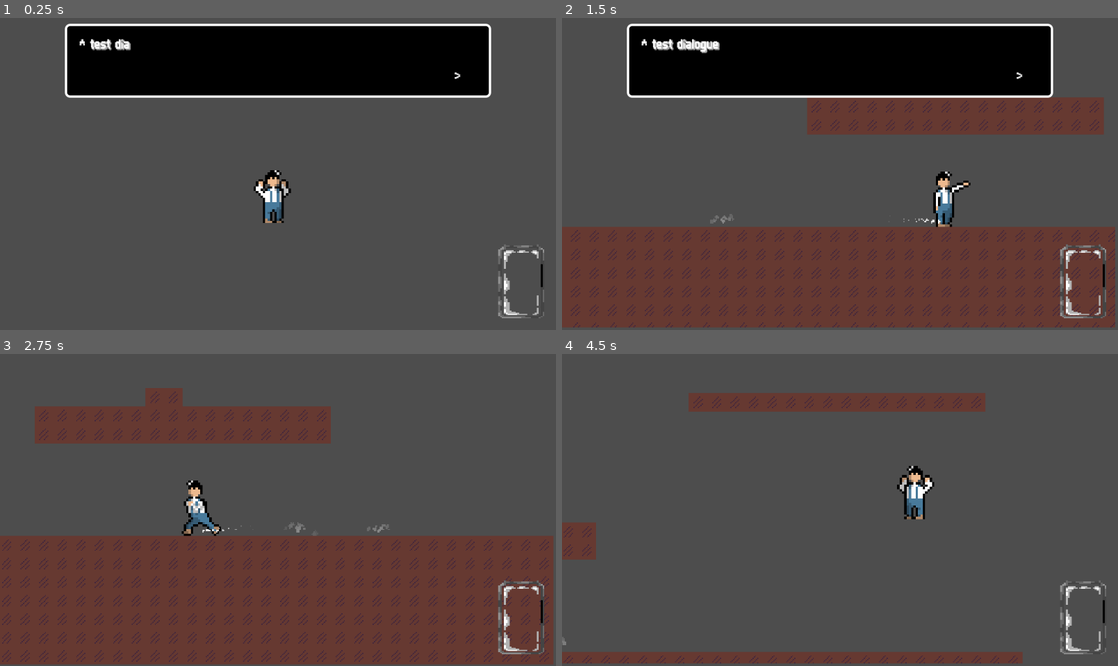
Above: before the commit, frames 1-4 (two rows, left to right).
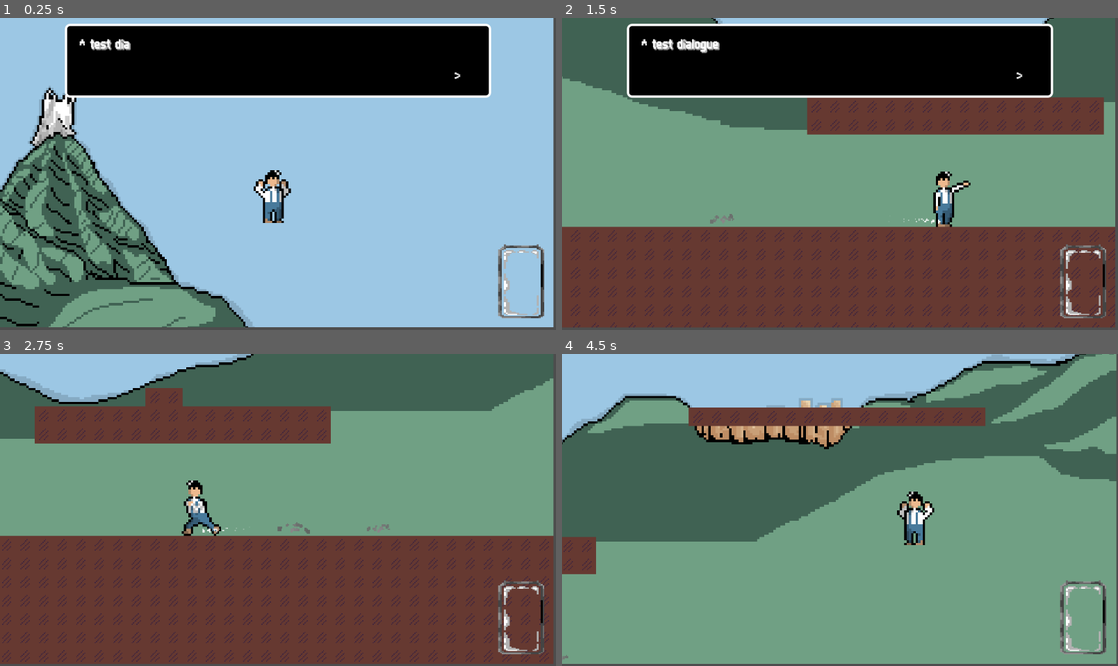
Above: after the commit, the same moments.

Repository: tixvage/bgj25.2
Game: Godot game, scene res://scenes/main.tscn
The game is run twice, just before and just after one commit, with the same random seed, the same clock (stepped at 60 frames per second) and the same inputs. The engine's default icon, where the game draws it, is replaced by a stand-in: a white triangle on a blue panel in a dark square. Sound files missing from this copy of the repository are replaced by a short silence.
Inputs (mouse positions are in pixels of both pictures, inside the frame that each line leads up to):
- Up to frame 1 (0.25 s): no input
- Up to frame 2 (1.5 s): move the mouse to (962, 158) at 0.52 s; hold D (move_right) from 0.53 s (still down); right-click (962, 158) at 0.6 s; tap W (move_up) at 0.77 s; move the mouse to (728, 189) at 1.27 s; click (728, 189) at 1.35 s
- Up to frame 3 (2.75 s): tap W (move_up) at 1.52 s; move the mouse to (333, 441) at 2.02 s; release D (move_right) at 2.03 s; hold A (move_left) from 2.03 s (still down); tap X (text_read) at 2.1 s
- Up to frame 4 (4.5 s): move the mouse to (812, 572) at 2.77 s; release A (move_left) at 2.78 s; hold D (move_right) 2.78-4.28 s; right-click (812, 572) at 2.85 s; tap W (move_up) at 3.02, 3.77 s; move the mouse to (1006, 556) at 3.52 s; click (1006, 556) at 3.6 s; move the mouse to (673, 463) at 4.27 s; hold A (move_left) from 4.28 s (still down); tap X (text_read) at 4.35 s

The runs differ from the first frame. In frame 1, 73% of the frame differs, in the area x 0-100%, y 0-100%; in frame 2, 34%; in frame 3, 38%; in frame 4, 73%.

Commit message:
fat level 4 but not working

Diff:
--- a/scenes/demo_world.tscn
+++ b/scenes/demo_world.tscn
@@ -15,6 +15,8 @@
 [ext_resource type="Texture2D" uid="uid://umdvyh0mljrl" path="res://assets/sprite/biscuithunter123mitani-sheet.png" id="8_4qpdp"]
 [ext_resource type="PackedScene" uid="uid://f8k4ilqwn418" path="res://particles/move.tscn" id="11_33be7"]
 [ext_resource type="Shader" uid="uid://wykxxfv30sal" path="res://shaders/flash.gdshader" id="13_jgk0q"]
+[ext_resource type="Texture2D" uid="uid://iqnkvnxlvt0s" path="res://assets/sprite/biscuitland.png" id="16_rfelh"]
+[ext_resource type="Texture2D" uid="uid://derygaq2a35u" path="res://assets/sprite/biscuithunter4.png" id="17_w2ry6"]
 
 [sub_resource type="TileSetAtlasSource" id="TileSetAtlasSource_tccpi"]
 texture = ExtResource("1_25m8j")
@@ -112,31 +114,41 @@
 [sub_resource type="Resource" id="Resource_25m8j"]
 script = ExtResource("2_70cc3")
 move_speed = 300.0
+jump_force = 600.0
+damage_amount = 10.0
+mass = 7.0
+damage_area = Vector2(200, 20)
+required_xp_for_next = 150
+metadata/_custom_type_script = "uid://bfj6hq6gj25hm"
+
+[sub_resource type="Resource" id="Resource_4qpdp"]
+script = ExtResource("2_70cc3")
+move_speed = 250.0
 jump_force = 500.0
-damage_amount = 10.0
-mass = 10.0
-damage_area = Vector2(200, 20)
-required_xp_for_next = 100
+damage_amount = 20.0
+mass = 13.0
+damage_area = Vector2(250, 20)
+required_xp_for_next = 270
 metadata/_custom_type_script = "uid://bfj6hq6gj25hm"
 
-[sub_resource type="Resource" id="Resource_4qpdp"]
+[sub_resource type="Resource" id="Resource_n31jq"]
 script = ExtResource("2_70cc3")
 move_speed = 200.0
 jump_force = 450.0
-damage_amount = 20.0
-mass = 20.0
-damage_area = Vector2(250, 20)
-required_xp_for_next = 100
+damage_amount = 30.0
+mass = 27.0
+damage_area = Vector2(300, 20)
+required_xp_for_next = 450
 metadata/_custom_type_script = "uid://bfj6hq6gj25hm"
 
-[sub_resource type="Resource" id="Resource_n31jq"]
+[sub_resource type="Resource" id="Resource_w2ry6"]
 script = ExtResource("2_70cc3")
 move_speed = 150.0
-jump_force = 430.0
-damage_amount = 30.0
-mass = 30.0
-damage_area = Vector2(300, 20)
-required_xp_for_next = 100
+jump_force = 0.0
+damage_amount = 50.0
+mass = 50.0
+damage_area = Vector2(400, 20)
+required_xp_for_next = 600
 metadata/_custom_type_script = "uid://bfj6hq6gj25hm"
 
 [sub_resource type="RectangleShape2D" id="RectangleShape2D_1464v"]
@@ -158,6 +170,10 @@
 atlas = ExtResource("8_4qpdp")
 region = Rect2(0, 0, 24, 24)
 
+[sub_resource type="AtlasTexture" id="AtlasTexture_rc2e7"]
+atlas = ExtResource("17_w2ry6")
+region = Rect2(0, 0, 24, 24)
+
 [sub_resource type="AtlasTexture" id="AtlasTexture_4qpdp"]
 atlas = ExtResource("8_4qpdp")
 region = Rect2(24, 312, 24, 24)
@@ -214,6 +230,30 @@
 atlas = ExtResource("8_4qpdp")
 region = Rect2(0, 96, 24, 24)
 
+[sub_resource type="AtlasTexture" id="AtlasTexture_1bcnr"]
+atlas = ExtResource("17_w2ry6")
+region = Rect2(0, 48, 24, 24)
+
+[sub_resource type="AtlasTexture" id="AtlasTexture_xcb0v"]
+atlas = ExtResource("17_w2ry6")
+region = Rect2(24, 48, 24, 24)
+
+[sub_resource type="AtlasTexture" id="AtlasTexture_6rgum"]
+atlas = ExtResource("17_w2ry6")
+region = Rect2(0, 240, 24, 24)
+
+[sub_resource type="AtlasTexture" id="AtlasTexture_3otlk"]
+atlas = ExtResource("17_w2ry6")
+region = Rect2(24, 240, 24, 24)
+
+[sub_resource type="AtlasTexture" id="AtlasTexture_4oiak"]
+atlas = ExtResource("17_w2ry6")
+region = Rect2(48, 240, 24, 24)
+
+[sub_resource type="AtlasTexture" id="AtlasTexture_n0jy4"]
+atlas = ExtResource("17_w2ry6")
+region = Rect2(72, 240, 24, 24)
+
 [sub_resource type="AtlasTexture" id="AtlasTexture_qtveh"]
 atlas = ExtResource("8_4qpdp")
 region = Rect2(0, 384, 24, 24)
@@ -238,6 +278,14 @@
 atlas = ExtResource("8_4qpdp")
 region = Rect2(24, 168, 24, 24)
 
+[sub_resource type="AtlasTexture" id="AtlasTexture_d3h2m"]
+atlas = ExtResource("17_w2ry6")
+region = Rect2(0, 216, 24, 24)
+
+[sub_resource type="AtlasTexture" id="AtlasTexture_lwbyd"]
+atlas = ExtResource("17_w2ry6")
+region = Rect2(24, 216, 24, 24)
+
 [sub_resource type="AtlasTexture" id="AtlasTexture_w2ry6"]
 atlas = ExtResource("8_4qpdp")
 region = Rect2(0, 264, 24, 24)
@@ -262,6 +310,26 @@
 atlas = ExtResource("8_4qpdp")
 region = Rect2(24, 72, 24, 24)
 
+[sub_resource type="AtlasTexture" id="AtlasTexture_pnga1"]
+atlas = ExtResource("17_w2ry6")
+region = Rect2(0, 72, 24, 24)
+
+[sub_resource type="AtlasTexture" id="AtlasTexture_tfhi2"]
+atlas = ExtResource("17_w2ry6")
+region = Rect2(24, 72, 24, 24)
+
+[sub_resource type="AtlasTexture" id="AtlasTexture_5m3nn"]
+atlas = ExtResource("17_w2ry6")
+region = Rect2(48, 72, 24, 24)
+
+[sub_resource type="AtlasTexture" id="AtlasTexture_1mlcr"]
+atlas = ExtResource("17_w2ry6")
+region = Rect2(0, 96, 24, 24)
+
+[sub_resource type="AtlasTexture" id="AtlasTexture_px4aq"]
+atlas = ExtResource("17_w2ry6")
+region = Rect2(24, 96, 24, 24)
+
 [sub_resource type="AtlasTexture" id="AtlasTexture_18r7x"]
 atlas = ExtResource("8_4qpdp")
 region = Rect2(0, 216, 24, 24)
@@ -286,6 +354,14 @@
 atlas = ExtResource("8_4qpdp")
 region = Rect2(24, 24, 24, 24)
 
+[sub_resource type="AtlasTexture" id="AtlasTexture_4y2ta"]
+atlas = ExtResource("17_w2ry6")
+region = Rect2(0, 24, 24, 24)
+
+[sub_resource type="AtlasTexture" id="AtlasTexture_ojiuh"]
+atlas = ExtResource("17_w2ry6")
+region = Rect2(24, 24, 24, 24)
+
 [sub_resource type="AtlasTexture" id="AtlasTexture_p0g0p"]
 atlas = ExtResource("8_4qpdp")
 region = Rect2(0, 288, 24, 24)
@@ -314,6 +390,14 @@
 atlas = ExtResource("8_4qpdp")
 region = Rect2(24, 144, 24, 24)
 
+[sub_resource type="AtlasTexture" id="AtlasTexture_6rh88"]
+atlas = ExtResource("17_w2ry6")
+region = Rect2(0, 168, 24, 24)
+
+[sub_resource type="AtlasTexture" id="AtlasTexture_ooovx"]
+atlas = ExtResource("17_w2ry6")
+region = Rect2(24, 168, 24, 24)
+
 [sub_resource type="AtlasTexture" id="AtlasTexture_kaxu1"]
 atlas = ExtResource("8_4qpdp")
 region = Rect2(0, 240, 24, 24)
@@ -336,6 +420,14 @@
 
 [sub_resource type="AtlasTexture" id="AtlasTexture_iqetw"]
 atlas = ExtResource("8_4qpdp")
+region = Rect2(24, 48, 24, 24)
+
+[sub_resource type="AtlasTexture" id="AtlasTexture_fmypq"]
+atlas = ExtResource("17_w2ry6")
+region = Rect2(0, 48, 24, 24)
+
+[sub_resource type="AtlasTexture" id="AtlasTexture_dlh1p"]
+atlas = ExtResource("17_w2ry6")
 region = Rect2(24, 48, 24, 24)
 
 [sub_resource type="SpriteFrames" id="SpriteFrames_1464v"]
@@ -362,7 +454,13 @@
 "name": &"change_3",
 "speed": 5.0
 }, {
-"frames": [],
+"frames": [{
+"duration": 3.0,
+"texture": SubResource("AtlasTexture_rc2e7")
+}, {
+"duration": 3.0,
+"texture": SubResource("AtlasTexture_rc2e7")
+}],
 "loop": false,
 "name": &"change_4",
 "speed": 5.0
@@ -457,6 +555,41 @@
 }, {
 "frames": [{
 "duration": 1.0,
+"texture": SubResource("AtlasTexture_1bcnr")
+}, {
+"duration": 1.0,
+"texture": SubResource("AtlasTexture_xcb0v")
+}, {
+"duration": 1.0,
+"texture": SubResource("AtlasTexture_1bcnr")
+}, {
+"duration": 1.0,
+"texture": SubResource("AtlasTexture_xcb0v")
+}, {
+"duration": 1.0,
+"texture": SubResource("AtlasTexture_1bcnr")
+}, {
+"duration": 1.0,
+"texture": SubResource("AtlasTexture_xcb0v")
+}, {
+"duration": 1.0,
+"texture": SubResource("AtlasTexture_6rgum")
+}, {
+"duration": 1.0,
+"texture": SubResource("AtlasTexture_3otlk")
+}, {
+"duration": 1.0,
+"texture": SubResource("AtlasTexture_4oiak")
+}, {
+"duration": 1.0,
+"texture": SubResource("AtlasTexture_n0jy4")
+}],
+"loop": true,
+"name": &"final",
+"speed": 5.0
+}, {
+"frames": [{
+"duration": 1.0,
 "texture": SubResource("AtlasTexture_qtveh")
 }, {
 "duration": 1.0,
@@ -488,107 +621,140 @@
 "name": &"finger_3",
 "speed": 5.0
 }, {
+"frames": [{
+"duration": 1.0,
+"texture": SubResource("AtlasTexture_d3h2m")
+}, {
+"duration": 1.0,
+"texture": SubResource("AtlasTexture_lwbyd")
+}],
+"loop": false,
+"name": &"finger_4",
+"speed": 5.0
+}, {
+"frames": [{
+"duration": 1.0,
+"texture": SubResource("AtlasTexture_w2ry6")
+}, {
+"duration": 1.0,
+"texture": SubResource("AtlasTexture_w7j4q")
+}],
+"loop": false,
+"name": &"hit_1",
+"speed": 5.0
+}, {
+"frames": [{
+"duration": 1.0,
+"texture": SubResource("AtlasTexture_8mspe")
+}, {
+"duration": 1.0,
+"texture": SubResource("AtlasTexture_sane6")
+}],
+"loop": false,
+"name": &"hit_2",
+"speed": 5.0
+}, {
+"frames": [{
+"duration": 1.0,
+"texture": SubResource("AtlasTexture_2wp0k")
+}, {
+"duration": 1.0,
+"texture": SubResource("AtlasTexture_ike0u")
+}],
+"loop": false,
+"name": &"hit_3",
+"speed": 5.0
+}, {
+"frames": [{
+"duration": 1.0,
+"texture": SubResource("AtlasTexture_pnga1")
+}, {
+"duration": 1.0,
+"texture": SubResource("AtlasTexture_tfhi2")
+}, {
+"duration": 1.0,
+"texture": SubResource("AtlasTexture_5m3nn")
+}, {
+"duration": 1.0,
+"texture": SubResource("AtlasTexture_1mlcr")
+}, {
+"duration": 1.0,
+"texture": SubResource("AtlasTexture_px4aq")
+}, {
+"duration": 1.0,
+"texture": SubResource("AtlasTexture_1mlcr")
+}, {
+"duration": 1.0,
+"texture": SubResource("AtlasTexture_px4aq")
+}],
+"loop": false,
+"name": &"hit_4",
+"speed": 5.0
+}, {
+"frames": [{
+"duration": 1.0,
+"texture": SubResource("AtlasTexture_18r7x")
+}, {
+"duration": 1.0,
+"texture": SubResource("AtlasTexture_8njo4")
+}],
+"loop": false,
+"name": &"idle_1",
+"speed": 5.0
+}, {
+"frames": [{
+"duration": 1.0,
+"texture": SubResource("AtlasTexture_lws8g")
+}, {
+"duration": 1.0,
+"texture": SubResource("AtlasTexture_q7k23")
+}],
+"loop": false,
+"name": &"idle_2",
+"speed": 5.0
+}, {
+"frames": [{
+"duration": 1.0,
+"texture": SubResource("AtlasTexture_seb5k")
+}, {
+"duration": 1.0,
+"texture": SubResource("AtlasTexture_3g216")
+}],
+"loop": false,
+"name": &"idle_3",
+"speed": 5.0
+}, {
+"frames": [{
+"duration": 1.0,
+"texture": SubResource("AtlasTexture_4y2ta")
+}, {
+"duration": 1.0,
+"texture": SubResource("AtlasTexture_ojiuh")
+}],
+"loop": false,
+"name": &"idle_4",
+"speed": 5.0
+}, {
+"frames": [{
+"duration": 1.0,
+"texture": SubResource("AtlasTexture_p0g0p")
+}],
+"loop": false,
+"name": &"jump_1",
+"speed": 5.0
+}, {
 "frames": [],
 "loop": false,
-"name": &"finger_4",
-"speed": 5.0
-}, {
-"frames": [{
-"duration": 1.0,
-"texture": SubResource("AtlasTexture_w2ry6")
-}, {
-"duration": 1.0,
-"texture": SubResource("AtlasTexture_w7j4q")
-}],
-"loop": false,
-"name": &"hit_1",
-"speed": 5.0
-}, {
-"frames": [{
-"duration": 1.0,
-"texture": SubResource("AtlasTexture_8mspe")
-}, {
-"duration": 1.0,
-"texture": SubResource("AtlasTexture_sane6")
-}],
-"loop": false,
-"name": &"hit_2",
-"speed": 5.0
-}, {
-"frames": [{
-"duration": 1.0,
-"texture": SubResource("AtlasTexture_2wp0k")
-}, {
-"duration": 1.0,
-"texture": SubResource("AtlasTexture_ike0u")
-}],
-"loop": false,
-"name": &"hit_3",
+"name": &"jump_2",
 "speed": 5.0
 }, {
 "frames": [],
 "loop": false,
-"name": &"hit_4",
-"speed": 5.0
-}, {
-"frames": [{
-"duration": 1.0,
-"texture": SubResource("AtlasTexture_18r7x")
-}, {
-"duration": 1.0,
-"texture": SubResource("AtlasTexture_8njo4")
-}],
-"loop": false,
-"name": &"idle_1",
-"speed": 5.0
-}, {
-"frames": [{
-"duration": 1.0,
-"texture": SubResource("AtlasTexture_lws8g")
-}, {
-"duration": 1.0,
-"texture": SubResource("AtlasTexture_q7k23")
-}],
-"loop": false,
-"name": &"idle_2",
-"speed": 5.0
-}, {
-"frames": [{
-"duration": 1.0,
-"texture": SubResource("AtlasTexture_seb5k")
-}, {
-"duration": 1.0,
-"texture": SubResource("AtlasTexture_3g216")
-}],
-"loop": false,
-"name": &"idle_3",
+"name": &"jump_3",
 "speed": 5.0
 }, {
 "frames": [],
 "loop": false,
-"name": &"idle_4",
-"speed": 5.0
-}, {
-"frames": [{
-"duration": 1.0,
-"texture": SubResource("AtlasTexture_p0g0p")
-}],
-"loop": false,
-"name": &"jump_1",
-"speed": 5.0
-}, {
-"frames": [],
-"loop": false,
-"name": &"jump_2",
-"speed": 5.0
-}, {
-"frames": [],
-"loop": false,
-"name": &"jump_3",
-"speed": 5.0
-}, {
-"frames": [],
-"loop": false,
 "name": &"jump_4",
 "speed": 5.0
 }, {
@@ -625,7 +791,13 @@
 "name": &"river_3",
 "speed": 5.0
 }, {
-"frames": [],
+"frames": [{
+"duration": 1.0,
+"texture": SubResource("AtlasTexture_6rh88")
+}, {
+"duration": 1.0,
+"texture": SubResource("AtlasTexture_ooovx")
+}],
 "loop": false,
 "name": &"river_4",
 "speed": 5.0
@@ -663,7 +835,13 @@
 "name": &"run_3",
 "speed": 5.0
 }, {
-"frames": [],
+"frames": [{
+"duration": 1.0,
+"texture": SubResource("AtlasTexture_fmypq")
+}, {
+"duration": 1.0,
+"texture": SubResource("AtlasTexture_dlh1p")
+}],
 "loop": false,
 "name": &"run_4",
 "speed": 5.0
@@ -678,6 +856,13 @@
 size = Vector2(20, 48)
 
 [node name="DemoWorld" type="Node2D"]
+
+[node name="Biscuitland" type="Sprite2D" parent="."]
+position = Vector2(545, 308)
+scale = Vector2(2, 2)
+texture = ExtResource("16_rfelh")
+hframes = 5
+vframes = 2
 
 [node name="TileMapLayer" type="TileMapLayer" parent="."]
 tile_map_data = PackedByteArray("AAD1/yQAAAADAAMAAAD1/yUAAAADAAMAAAD1/yYAAAADAAMAAAD1/ycAAAADAAMAAAD1/ygAAAADAAMAAAD1/y …(18640 unchanged characters)…
@@ -725,7 +910,7 @@
 position = Vector2(336, 200)
 collision_layer = 2
 script = ExtResource("1_hym41")
-player_datas = Array[ExtResource("2_70cc3")]([SubResource("Resource_25m8j"), SubResource("Resource_4qpdp"), SubResource("Resource_n31jq")])
+player_datas = Array[ExtResource("2_70cc3")]([SubResource("Resource_25m8j"), SubResource("Resource_4qpdp"), SubResource("Resource_n31jq"), SubResource("Resource_w2ry6")])
 
 [node name="Root" type="Node2D" parent="Player"]
 
@@ -749,7 +934,8 @@
 material = SubResource("ShaderMaterial_ll1pc")
 scale = Vector2(2, 2)
 sprite_frames = SubResource("SpriteFrames_1464v")
-animation = &"idle_1"
+animation = &"final"
+frame_progress = 0.432307
 
 [node name="CollisionShape2D" type="CollisionShape2D" parent="Player"]
 shape = SubResource("RectangleShape2D_4hlwr")
Binary file added: assets/sprite/biscuithunter4.png
Not shown, added: assets/sprite/biscuithunter4.png.import
Binary file added: assets/sprite/biscuitland.png
Not shown, added: assets/sprite/biscuitland.png.import
Not shown: 1 places in scenes/demo_world.tscn that only renumber resources
